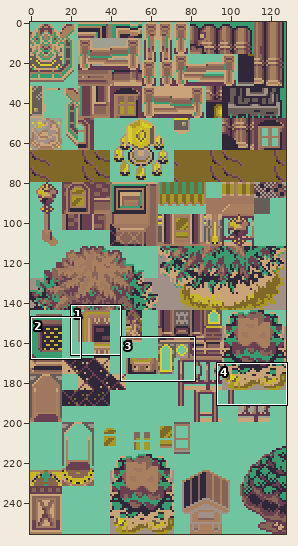
A sprite sheet gets an edit: data/tilesets/secondary/rustboro/tiles.png. Above: a wide view before the commit, with the close-up outlined.
Close-up. The starting point:
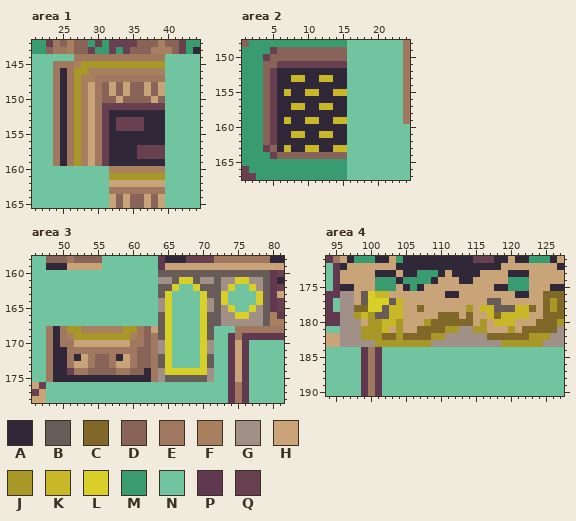
The file is 128x256 pixels. Shown: area 1: x 21..44, y 142..165; area 2: x 1..24, y 148..167; area 3: x 46..81, y 158..178; area 4: x 94..127, y 171..190. The commit also changed other parts of the picture, which this record leaves out.
Palette (. is transparent): A #302838  B #685c58  C #806828  D #886458  E #a07860  F #a88060  G #a09088  H #c8a478  J #a89828  K #c8b828  L #d8d028  M #389c70  N #70c4a0  P #603850  Q #684050
Now the later version:
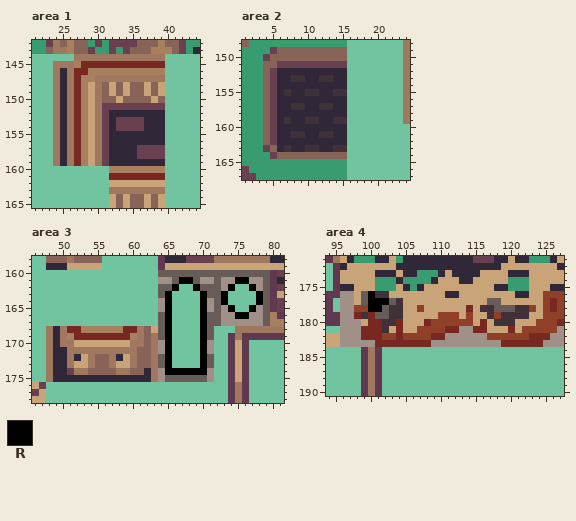
Colours new in this view: R #000000
The edit:
@@ palette @@
-C #806828
+C #904028
-J #a89828
+J #782820
-K #c8b828
+K #403038
--- area 3
@@ x 63..80 @@
 160 NBBBBBBBBBBBBBBBBP
-161 NGGBLLBGGBGGLLGGBP
-162 NBBLNNLBBBGLNNLGBP
-163 NBLNNNNLBBLNNNNLBP
-164 NGLNNNNLGBLNNNNLBP
-165 NGLNNNNLGBGLNNLGBP
-166 NBLNNNNLBBGGLLGGBF
-167 NBLNNNNLBBGGGGGGBF
-168 HBLNNNNLBNNNEEEEEE
-169 EBLNNNNLBNNPEPPPPP
-170 EGLNNNNLGNNPHPNNNN
-171 EGLNNNNLGNNPHPNNNN
-172 EBLNNNNLBNNPHPNNNN
-173 EBLNNNNLBNNPHPNNNN
-174 EGLLLLLLGNNPHPNNNN
+161 NGGBRRBGGBGGRRGGBP
+162 NBBRNNRBBBGRNNRGBP
+163 NBRNNNNRBBRNNNNRBP
+164 NGRNNNNRGBRNNNNRBP
+165 NGRNNNNRGBGRNNRGBP
+166 NBRNNNNRBBGGRRGGBF
+167 NBRNNNNRBBGGGGGGBF
+168 HBRNNNNRBNNNEEEEEE
+169 EBRNNNNRBNNPEPPPPP
+170 EGRNNNNRGNNPHPNNNN
+171 EGRNNNNRGNNPHPNNNN
+172 EBRNNNNRBNNPHPNNNN
+173 EBRNNNNRBNNPHPNNNN
+174 EGRRRRRRGNNPHPNNNN
 175 EGBBBBBBGNNPHPNNNN
--- area 4
@@ x 98..104 @@
 175 HHHMMMH
-176 HBLKKHH
-177 HBLLLBK
-178 CCLLBKK
+176 HBRKKHH
+177 HBRRRBK
+178 CCRRBKK
 179 JKJBBKK
